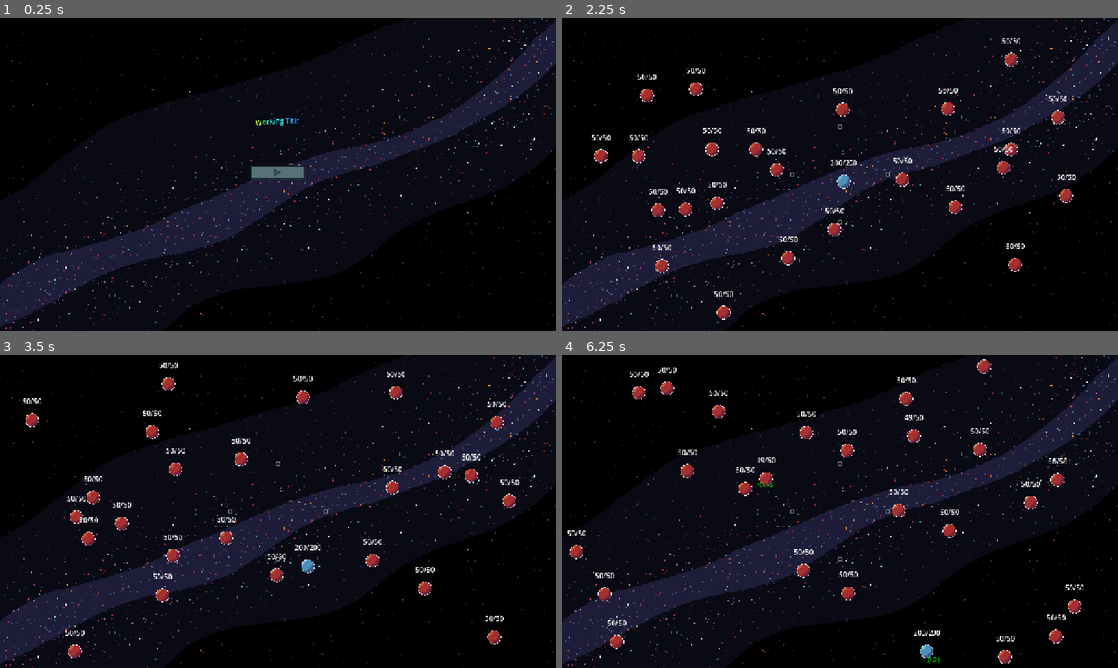
Above: before the commit, frames 1-4 (two rows, left to right).
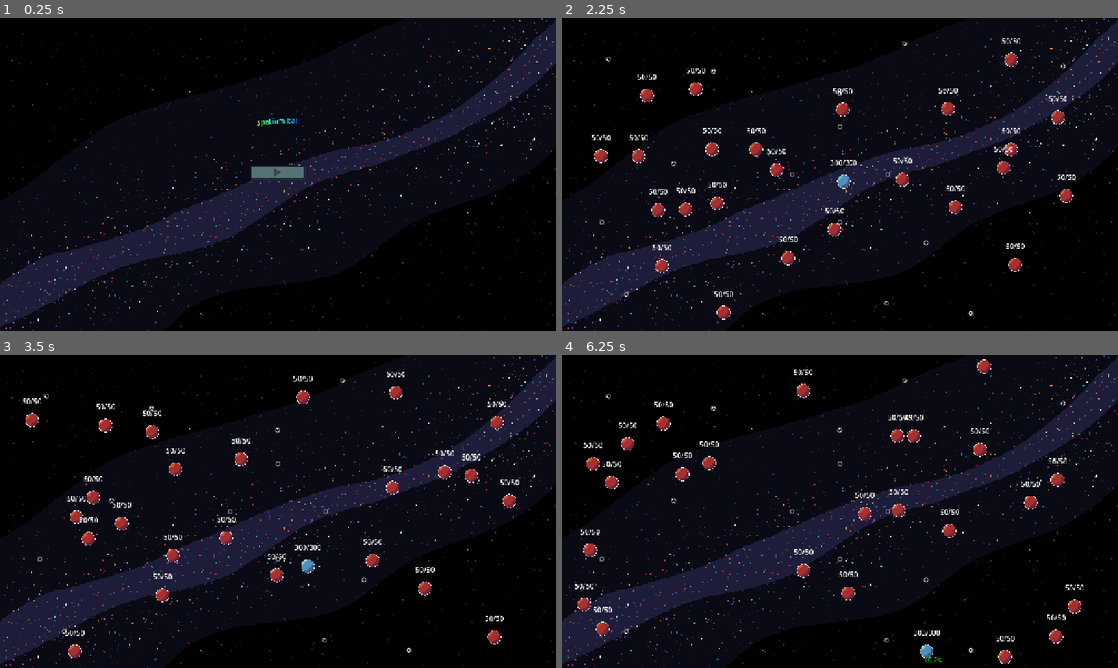
Above: after the commit, the same moments.

Repository: wespd/ball-fighter
Game: Godot game, scene res://Scenes/main_menu.tscn
Two runs of this game, one before a commit and one after it. Both use one fixed random seed, a clock stepped at 60 frames per second and the inputs below.
Inputs (mouse positions are in pixels of both pictures, inside the frame that each line leads up to):
- Up to frame 1 (0.25 s): no input
- Up to frame 2 (2.25 s): click (840, 171) at 0.5 s; click (840, 171) at 1.25 s; click (840, 324) at 2 s
- Up to frame 3 (3.5 s): move the mouse to (294, 536) at 2.77 s; click (294, 536) at 2.85 s
- Up to frame 4 (6.25 s): move the mouse to (867, 545) at 3.52 s; right-click (867, 545) at 3.6 s; move the mouse to (878, 367) at 4.27 s; click (878, 367) at 4.35 s; move the mouse to (890, 367) at 5.02 s; right-click (890, 367) at 5.1 s; move the mouse to (751, 492) at 5.77 s; click (751, 492) at 5.85 s

The runs differ from the first frame. In frame 1, 0.1% of the frame differs, in the area x 46-54%, y 31-35%; in frame 2, 0.1%; in frame 3, 0.4%; in frame 4, 3.0%, in the area x 1-91%, y 4-99%.

Commit message:
asdpjio

Diff:
--- a/Scenes/Levels/first_level.tscn
+++ b/Scenes/Levels/first_level.tscn
@@ -169,3 +169,36 @@
 
 [node name="Peg4" parent="." unique_id=1543104727 instance=ExtResource("4_4l5vx")]
 position = Vector2(0, -110)
+
+[node name="Peg5" parent="." unique_id=1976134658 instance=ExtResource("4_4l5vx")]
+position = Vector2(-492, 276)
+
+[node name="Peg6" parent="." unique_id=907204712 instance=ExtResource("4_4l5vx")]
+position = Vector2(-291, -237)
+
+[node name="Peg7" parent="." unique_id=27339384 instance=ExtResource("4_4l5vx")]
+position = Vector2(198, 157)
+
+[node name="Peg8" parent="." unique_id=382478090 instance=ExtResource("4_4l5vx")]
+position = Vector2(514, -249)
+
+[node name="Peg9" parent="." unique_id=1289145323 instance=ExtResource("4_4l5vx")]
+position = Vector2(-383, -25)
+
+[node name="Peg10" parent="." unique_id=976954265 instance=ExtResource("4_4l5vx")]
+position = Vector2(301, 319)
+
+[node name="Peg11" parent="." unique_id=1409507618 instance=ExtResource("4_4l5vx")]
+position = Vector2(-548, 110)
+
+[node name="Peg12" parent="." unique_id=469945896 instance=ExtResource("4_4l5vx")]
+position = Vector2(-533, -265)
+
+[node name="Peg13" parent="." unique_id=1134140283 instance=ExtResource("4_4l5vx")]
+position = Vector2(149, -301)
+
+[node name="Peg14" parent="." unique_id=62375714 instance=ExtResource("4_4l5vx")]
+position = Vector2(-1, -187)
+
+[node name="Peg15" parent="." unique_id=1462575446 instance=ExtResource("4_4l5vx")]
+position = Vector2(107, 296)
--- a/Scenes/Levels/second_level.tscn
+++ b/Scenes/Levels/second_level.tscn
@@ -91,169 +91,145 @@
 position = Vector2(109, -239)
 speed = 200.0
 max_speed = 500.0
-max_health = 200.0
-damage_multiplier = 0.3
+max_health = 500.0
 
 [node name="BallEnemy2" parent="." unique_id=544365159 instance=ExtResource("5_w5mdp")]
 position = Vector2(246, 209)
 speed = 200.0
 max_speed = 500.0
-max_health = 200.0
-damage_multiplier = 0.3
+max_health = 500.0
 
 [node name="BallEnemy3" parent="." unique_id=290746449 instance=ExtResource("5_w5mdp")]
 position = Vector2(-186, -208)
 speed = 200.0
 max_speed = 500.0
-max_health = 200.0
-damage_multiplier = 0.3
+max_health = 500.0
 
 [node name="BallEnemy4" parent="." unique_id=1339087098 instance=ExtResource("5_w5mdp")]
 position = Vector2(141, 254)
 speed = 200.0
 max_speed = 500.0
-max_health = 200.0
-damage_multiplier = 0.3
+max_health = 500.0
 
 [node name="BallEnemy5" parent="." unique_id=2057724829 instance=ExtResource("5_w5mdp")]
 position = Vector2(-254, -183)
 speed = 200.0
 max_speed = 500.0
-max_health = 200.0
-damage_multiplier = 0.3
+max_health = 500.0
 
 [node name="BallEnemy6" parent="." unique_id=272068533 instance=ExtResource("5_w5mdp")]
 position = Vector2(-345, 72)
 speed = 200.0
 max_speed = 500.0
-max_health = 200.0
-damage_multiplier = 0.3
+max_health = 500.0
 
 [node name="BallEnemy7" parent="." unique_id=1428158021 instance=ExtResource("5_w5mdp")]
 position = Vector2(-388, -62)
 speed = 200.0
 max_speed = 500.0
-max_health = 200.0
-damage_multiplier = 0.3
+max_health = 500.0
 
 [node name="BallEnemy8" parent="." unique_id=915341568 instance=ExtResource("5_w5mdp")]
 position = Vector2(-335, -142)
 speed = 200.0
 max_speed = 500.0
-max_health = 200.0
-damage_multiplier = 0.3
+max_health = 500.0
 
 [node name="BallEnemy9" parent="." unique_id=263655649 instance=ExtResource("5_w5mdp")]
 position = Vector2(32, -252)
 speed = 200.0
 max_speed = 500.0
-max_health = 200.0
-damage_multiplier = 0.3
+max_health = 500.0
 
 [node name="BallEnemy10" parent="." unique_id=555814094 instance=ExtResource("5_w5mdp")]
 position = Vector2(425, -57)
 speed = 200.0
 max_speed = 500.0
-max_health = 200.0
-damage_multiplier = 0.3
+max_health = 500.0
 
 [node name="BallEnemy11" parent="." unique_id=1030559845 instance=ExtResource("5_w5mdp")]
 position = Vector2(262, -180)
 speed = 200.0
 max_speed = 500.0
-max_health = 200.0
-damage_multiplier = 0.3
+max_health = 500.0
 
 [node name="BallEnemy12" parent="." unique_id=97123879 instance=ExtResource("5_w5mdp")]
 position = Vector2(193, -221)
 speed = 200.0
 max_speed = 500.0
-max_health = 200.0
-damage_multiplier = 0.3
+max_health = 500.0
 
 [node name="BallEnemy13" parent="." unique_id=1866558893 instance=ExtResource("5_w5mdp")]
 position = Vector2(340, -132)
 speed = 200.0
 max_speed = 500.0
-max_health = 200.0
-damage_multiplier = 0.3
+max_health = 500.0
 
 [node name="BallEnemy14" parent="." unique_id=1713652692 instance=ExtResource("5_w5mdp")]
 position = Vector2(400, 86)
 speed = 200.0
 max_speed = 500.0
-max_health = 200.0
-damage_multiplier = 0.3
+max_health = 500.0
 
 [node name="BallEnemy15" parent="." unique_id=345935644 instance=ExtResource("5_w5mdp")]
 position = Vector2(327, 157)
 speed = 200.0
 max_speed = 500.0
-max_health = 200.0
-damage_multiplier = 0.3
+max_health = 500.0
 
 [node name="BallEnemy16" parent="." unique_id=49863133 instance=ExtResource("5_w5mdp")]
 position = Vector2(450, 31)
 speed = 200.0
 max_speed = 500.0
-max_health = 200.0
-damage_multiplier = 0.3
+max_health = 500.0
 
 [node name="BallEnemy17" parent="." unique_id=831521982 instance=ExtResource("5_w5mdp")]
 position = Vector2(-145, 231)
 speed = 200.0
 max_speed = 500.0
-max_health = 200.0
-damage_multiplier = 0.3
+max_health = 500.0
 
 [node name="BallEnemy18" parent="." unique_id=560743354 instance=ExtResource("5_w5mdp")]
 position = Vector2(-39, 255)
 speed = 200.0
 max_speed = 500.0
-max_health = 200.0
-damage_multiplier = 0.3
+max_health = 500.0
 
 [node name="BallEnemy19" parent="." unique_id=352265218 instance=ExtResource("5_w5mdp")]
 position = Vector2(-282, 130)
 speed = 200.0
 max_speed = 500.0
-max_health = 200.0
-damage_multiplier = 0.3
+max_health = 500.0
 
 [node name="BallEnemy20" parent="." unique_id=983383723 instance=ExtResource("5_w5mdp")]
 position = Vector2(57, 258)
 speed = 200.0
 max_speed = 500.0
-max_health = 200.0
-damage_multiplier = 0.3
+max_health = 500.0
 
 [node name="BallEnemy21" parent="." unique_id=1511549225 instance=ExtResource("5_w5mdp")]
 position = Vector2(-55, -245)
 speed = 200.0
 max_speed = 500.0
-max_health = 200.0
-damage_multiplier = 0.3
+max_health = 500.0
 
 [node name="BallEnemy22" parent="." unique_id=1051798136 instance=ExtResource("5_w5mdp")]
 position = Vector2(-214, 184)
 speed = 200.0
 max_speed = 500.0
-max_health = 200.0
-damage_multiplier = 0.3
+max_health = 500.0
 
 [node name="BallEnemy23" parent="." unique_id=1763505883 instance=ExtResource("5_w5mdp")]
 position = Vector2(-396, 23)
 speed = 200.0
 max_speed = 500.0
-max_health = 200.0
-damage_multiplier = 0.3
+max_health = 500.0
 
 [node name="BallEnemy24" parent="." unique_id=872955424 instance=ExtResource("5_w5mdp")]
 position = Vector2(-129, -235)
 speed = 200.0
 max_speed = 500.0
-max_health = 200.0
-damage_multiplier = 0.3
+max_health = 500.0
 
 [node name="Peg" parent="." unique_id=322305095 instance=ExtResource("4_0b5lo")]
 position = Vector2(-110, 0)
--- /dev/null
+++ b/Scenes/Levels/third_level.tscn
@@ -0,0 +1,159 @@
+[gd_scene format=3 uid="uid://hh6v4vg1roj0"]
+
+[ext_resource type="Script" uid="uid://dwsrph4ywts4u" path="res://Scripts/level.gd" id="1_xjrbp"]
+[ext_resource type="Texture2D" uid="uid://bwngmxtvl01s2" path="res://Sprites/Background_static.png" id="2_7suab"]
+[ext_resource type="PackedScene" uid="uid://y4gf131udgjo" path="res://Scenes/peg.tscn" id="4_ttieu"]
+[ext_resource type="PackedScene" uid="uid://oncbnrfwyhb" path="res://Scenes/void_peg.tscn" id="5_vyi25"]
+
+[sub_resource type="WorldBoundaryShape2D" id="WorldBoundaryShape2D_i5tww"]
+normal = Vector2(1, 0)
+distance = -640.0
+
+[sub_resource type="WorldBoundaryShape2D" id="WorldBoundaryShape2D_aqoxu"]
+normal = Vector2(-1, 0)
+distance = -640.0
+
+[sub_resource type="WorldBoundaryShape2D" id="WorldBoundaryShape2D_4l5vx"]
+normal = Vector2(0, 1)
+distance = -360.0
+
+[sub_resource type="WorldBoundaryShape2D" id="WorldBoundaryShape2D_swywn"]
+distance = -360.0
+
+[node name="FirstLevel" type="Node2D" unique_id=2094502786]
+script = ExtResource("1_xjrbp")
+metadata/_custom_type_script = "uid://dwsrph4ywts4u"
+
+[node name="Camera2D" type="Camera2D" parent="." unique_id=1044042143]
+
+[node name="LeftEdge" type="StaticBody2D" parent="." unique_id=873494206]
+collision_layer = 2
+collision_mask = 2
+metadata/bounce_multiplier = 1.01
+
+[node name="CollisionShape2D" type="CollisionShape2D" parent="LeftEdge" unique_id=546098]
+shape = SubResource("WorldBoundaryShape2D_i5tww")
+
+[node name="RightEdge" type="StaticBody2D" parent="." unique_id=1826834626]
+collision_layer = 2
+collision_mask = 2
+metadata/bounce_multiplier = 1.01
+
+[node name="CollisionShape2D" type="CollisionShape2D" parent="RightEdge" unique_id=200194276]
+shape = SubResource("WorldBoundaryShape2D_aqoxu")
+
+[node name="UpperEdge" type="StaticBody2D" parent="." unique_id=644621274]
+collision_layer = 2
+collision_mask = 2
+metadata/bounce_multiplier = 1.01
+
+[node name="CollisionShape2D" type="CollisionShape2D" parent="UpperEdge" unique_id=1586157198]
+shape = SubResource("WorldBoundaryShape2D_4l5vx")
+
+[node name="LowerEdge" type="StaticBody2D" parent="." unique_id=1956993251]
+collision_layer = 2
+collision_mask = 2
+metadata/bounce_multiplier = 1.01
+
+[node name="CollisionShape2D" type="CollisionShape2D" parent="LowerEdge" unique_id=518018355]
+shape = SubResource("WorldBoundaryShape2D_swywn")
+
+[node name="Background" type="TextureRect" parent="." unique_id=498260788]
+z_index = -1
+z_as_relative = false
+anchors_preset = 15
+anchor_right = 1.0
+anchor_bottom = 1.0
+grow_horizontal = 2
+grow_vertical = 2
+mouse_filter = 2
+texture = ExtResource("2_7suab")
+
+[node name="Boundry" type="ColorRect" parent="." unique_id=2031653392]
+z_index = -10
+custom_minimum_size = Vector2(360, 360)
+anchors_preset = -1
+anchor_left = 0.35900003
+anchor_top = 0.25
+anchor_right = 0.64100003
+anchor_bottom = 0.75000006
+offset_left = -180.0
+offset_top = -180.0
+offset_right = 180.0
+offset_bottom = 180.0
+grow_horizontal = 2
+grow_vertical = 2
+mouse_filter = 2
+color = Color(0.41598046, 0.41598043, 0.4159804, 1)
+
+[node name="Peg" parent="." unique_id=322305095 instance=ExtResource("4_ttieu")]
+position = Vector2(-110, 0)
+
+[node name="Peg2" parent="." unique_id=1174248728 instance=ExtResource("4_ttieu")]
+position = Vector2(110, 0)
+
+[node name="Peg3" parent="." unique_id=1397873201 instance=ExtResource("4_ttieu")]
+position = Vector2(0, 110)
+
+[node name="Peg4" parent="." unique_id=1543104727 instance=ExtResource("4_ttieu")]
+position = Vector2(0, -110)
+
+[node name="Peg5" parent="." unique_id=1995243887 instance=ExtResource("4_ttieu")]
+position = Vector2(-506, 0)
+
+[node name="Peg6" parent="." unique_id=1769974547 instance=ExtResource("4_ttieu")]
+position = Vector2(-286, 0)
+
+[node name="Peg7" parent="." unique_id=125263124 instance=ExtResource("4_ttieu")]
+position = Vector2(-396, 110)
+
+[node name="Peg8" parent="." unique_id=946887545 instance=ExtResource("4_ttieu")]
+position = Vector2(-396, -110)
+
+[node name="Peg9" parent="." unique_id=2101211552 instance=ExtResource("4_ttieu")]
+position = Vector2(286, 0)
+
+[node name="Peg10" parent="." unique_id=1399254140 instance=ExtResource("4_ttieu")]
+position = Vector2(506, 0)
+
+[node name="Peg11" parent="." unique_id=1223275218 instance=ExtResource("4_ttieu")]
+position = Vector2(396, 110)
+
+[node name="Peg12" parent="." unique_id=742372455 instance=ExtResource("4_ttieu")]
+position = Vector2(396, -110)
+
+[node name="VoidPeg" parent="." unique_id=1481263294 instance=ExtResource("5_vyi25")]
+position = Vector2(-414, 251)
+
+[node name="VoidPeg2" parent="." unique_id=948598003 instance=ExtResource("5_vyi25")]
+position = Vector2(-281, -268)
+
+[node name="VoidPeg3" parent="." unique_id=739884842 instance=ExtResource("5_vyi25")]
+position = Vector2(284, 302)
+
+[node name="VoidPeg4" parent="." unique_id=111009151 instance=ExtResource("5_vyi25")]
+position = Vector2(154, -179)
+
+[node name="VoidPeg5" parent="." unique_id=1918111170 instance=ExtResource("5_vyi25")]
+position = Vector2(-548, -244)
+
+[node name="VoidPeg6" parent="." unique_id=1496694009 instance=ExtResource("5_vyi25")]
+position = Vector2(-580, 103)
+
+[node name="VoidPeg7" parent="." unique_id=916635105 instance=ExtResource("5_vyi25")]
+position = Vector2(55, -57)
+
+[node name="VoidPeg8" parent="." unique_id=438450225 instance=ExtResource("5_vyi25")]
+position = Vector2(-42, 40)
+
+[node name="VoidPeg9" parent="." unique_id=185818024 instance=ExtResource("5_vyi25")]
+position = Vector2(-162, -165)
+
+[node name="VoidPeg10" parent="." unique_id=1497455234 instance=ExtResource("5_vyi25")]
+position = Vector2(436, -279)
+
+[node name="VoidPeg11" parent="." unique_id=1473250281 instance=ExtResource("5_vyi25")]
+position = Vector2(264, 69)
+
+[node name="VoidPeg12" parent="." unique_id=1250594751 instance=ExtResource("5_vyi25")]
+position = Vector2(515, -110)
--- a/Scenes/main_menu.tscn
+++ b/Scenes/main_menu.tscn
@@ -32,7 +32,7 @@
 custom_minimum_size = Vector2(128, 50)
 layout_mode = 2
 bbcode_enabled = true
-text = "[rainbow freq=.2 sat=0.9 val=1 speed=1.0][wave amp=50.0 freq=7.0 connected=1]Working Title[/wave]"
+text = "[rainbow freq=.2 sat=0.9 val=1 speed=1.0][wave amp=50.0 freq=7.0 connected=1]Spatium ball[/wave]"
 horizontal_alignment = 1
 vertical_alignment = 1
 
--- a/Scenes/player_ball.tscn
+++ b/Scenes/player_ball.tscn
@@ -16,10 +16,10 @@
 collision_layer = 7
 collision_mask = 7
 script = ExtResource("1_m38xh")
-base_damage = 10.0
+base_damage = 15.0
 speed = 100.0
 max_speed = 300.0
-max_health = 200.0
+max_health = 300.0
 metadata/_custom_type_script = "uid://dixxpmc8rr44b"
 
 [node name="CollisionShape2D" type="CollisionShape2D" parent="." unique_id=316485454]
--- a/Scenes/upgrade_menu.tscn
+++ b/Scenes/upgrade_menu.tscn
@@ -50,7 +50,7 @@
 [sub_resource type="Resource" id="Resource_ojj7b"]
 script = ExtResource("6_2hr16")
 modifiers = Dictionary[String, float]({
-"click_damage": 1.0
+"click_damage": 2.0
 })
 upgrade_text = "Increase [color=red]Damage[/color] on click"
 cost = 60.0
@@ -59,7 +59,7 @@
 [sub_resource type="Resource" id="Resource_d2q0m"]
 script = ExtResource("6_2hr16")
 modifiers = Dictionary[String, float]({
-"click_damage": 1.0
+"click_damage": 2.0
 })
 upgrade_text = "Increase [color=red]Damage[/color] on click"
 cost = 80.0
@@ -77,7 +77,7 @@
 [sub_resource type="Resource" id="Resource_ghmta"]
 script = ExtResource("6_2hr16")
 modifiers = Dictionary[String, float]({
-"click_damage": 2.0
+"click_damage": 3.0
 })
 upgrade_text = "Increase [color=red]Damage[/color] on click"
 cost = 200.0
@@ -86,7 +86,7 @@
 [sub_resource type="Resource" id="Resource_xveba"]
 script = ExtResource("6_2hr16")
 modifiers = Dictionary[String, float]({
-"click_damage": 2.0
+"click_damage": 3.0
 })
 upgrade_text = "Increase [color=red]Damage[/color] on click"
 cost = 400.0
@@ -95,7 +95,7 @@
 [sub_resource type="Resource" id="Resource_ox4vo"]
 script = ExtResource("6_2hr16")
 modifiers = Dictionary[String, float]({
-"click_damage": 2.0
+"click_damage": 4.0
 })
 upgrade_text = "Increase [color=red]Damage[/color] on click"
 cost = 600.0
@@ -104,7 +104,7 @@
 [sub_resource type="Resource" id="Resource_32p0l"]
 script = ExtResource("6_2hr16")
 modifiers = Dictionary[String, float]({
-"click_damage": 3.0
+"click_damage": 4.0
 })
 upgrade_text = "Increase [color=red]Damage[/color] on click"
 cost = 1000.0
@@ -124,8 +124,8 @@
 "click_damage": -12.0,
 "lazer": 100.0
 })
-upgrade_text = "Hovering your cursor over a Ball autmotically [color=red] Damages [/color] it"
-cost = 5000.0
+upgrade_text = "Hovering your cursor over a Ball automatically [color=red] Damages [/color] it"
+cost = 2500.0
 metadata/_custom_type_script = "uid://bkoa4ueuuudr3"
 
 [sub_resource type="AtlasTexture" id="AtlasTexture_vdgk6"]
@@ -442,12 +442,12 @@
 [node name="LAZER!!!!" type="TextureButton" parent="." unique_id=487180111]
 anchors_preset = -1
 anchor_left = 0.47500002
-anchor_top = 0.45600003
+anchor_top = 0.633
 anchor_right = 0.52500004
-anchor_bottom = 0.544
-offset_top = 127.67999
+anchor_bottom = 0.72200006
+offset_top = 0.23999023
 offset_right = -48.00006
-offset_bottom = 80.31998
+offset_bottom = -47.840027
 scale = Vector2(4, 4)
 texture_normal = SubResource("AtlasTexture_ou68t")
 texture_disabled = SubResource("AtlasTexture_dd5dw")
--- a/Scenes/void_peg.tscn
+++ b/Scenes/void_peg.tscn
@@ -5,7 +5,7 @@
 
 [sub_resource type="AtlasTexture" id="AtlasTexture_ry1xu"]
 atlas = ExtResource("2_i5hru")
-region = Rect2(2, 14, 8, 8)
+region = Rect2(0, 12, 12, 12)
 
 [sub_resource type="CircleShape2D" id="CircleShape2D_37kpr"]
 radius = 4.0
--- a/project.godot
+++ b/project.godot
@@ -28,7 +28,6 @@
 
 window/size/viewport_width=1280
 window/size/viewport_height=720
-window/size/resizable=false
 window/stretch/mode="canvas_items"
 
 [global_group]
Not shown, changed: sfx/Pixel River.ogg.import
